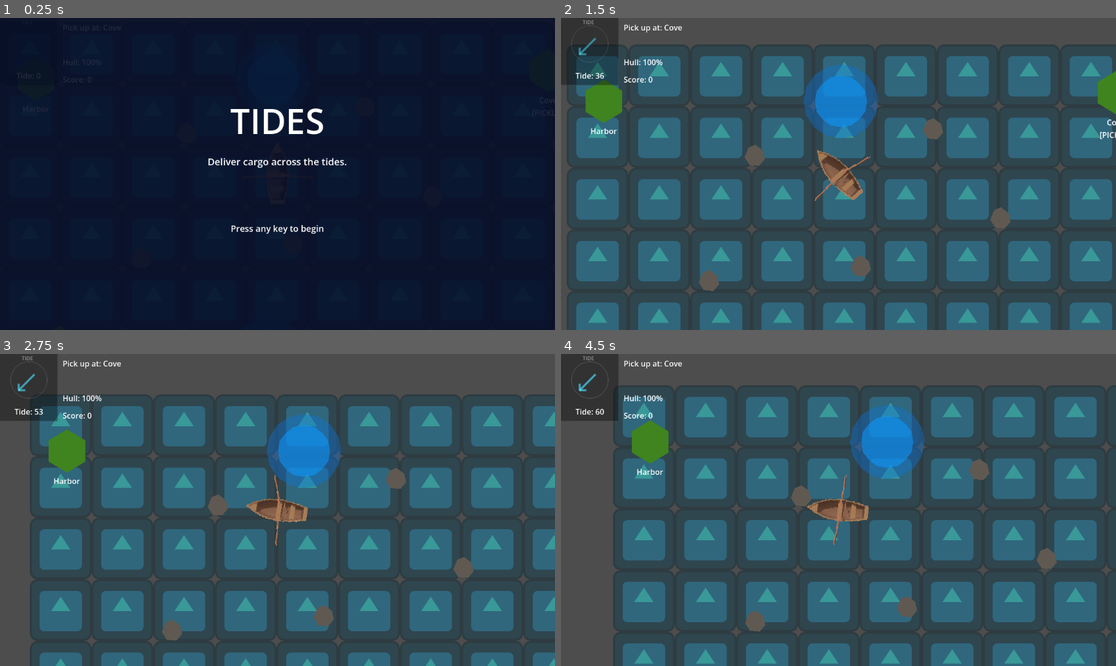
Above: before the commit, frames 1-4 (two rows, left to right).
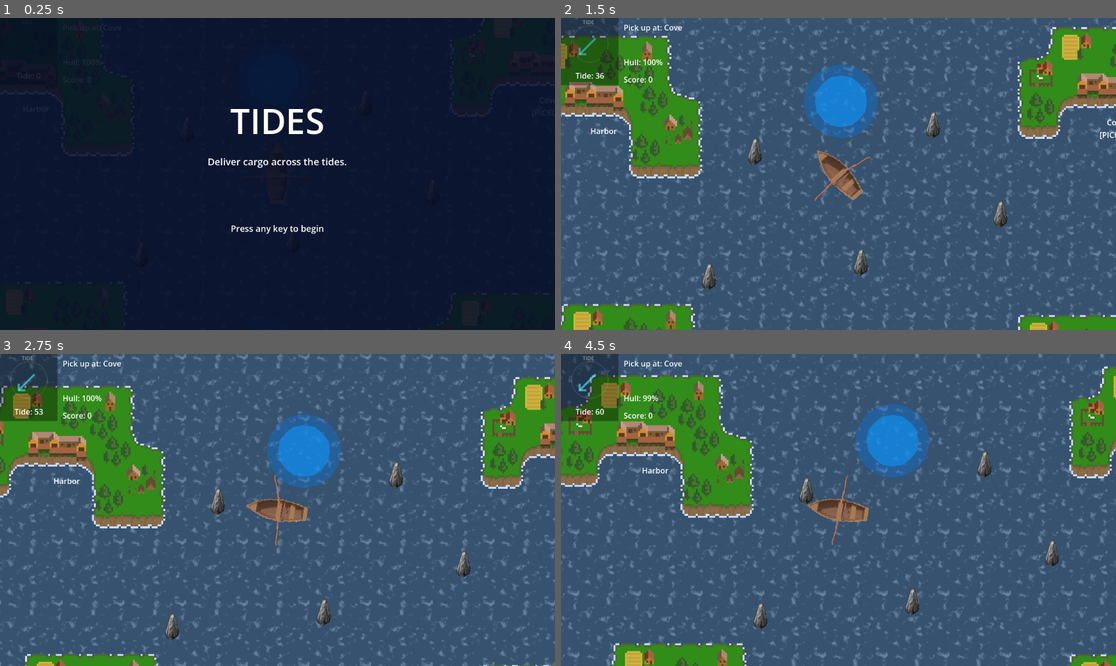
Above: after the commit, the same moments.

Repository: Sealeft/TidesJam
Game: Godot game, scene res://Scenes/world.tscn
Same seed, same stepped clock (60 frames per second), same inputs: the game is played once before the commit and once after it. The engine's default icon, where the game draws it, is replaced by a stand-in: a white triangle on a blue panel in a dark square.
Inputs (mouse positions are in pixels of both pictures, inside the frame that each line leads up to):
- Up to frame 1 (0.25 s): no input
- Up to frame 2 (1.5 s): tap Enter at 0.5 s; move the mouse to (960, 158) at 0.52 s; hold D (move_right) 0.53-1.25 s; click (960, 158) at 0.67 s; drag from (727, 189) to (599, 96) at 1.27 s
- Up to frame 3 (2.75 s): move the mouse to (333, 441) at 2.02 s; hold D (move_right) from 2.03 s (still down)
- Up to frame 4 (4.5 s): release D (move_right) at 2.75 s; drag from (810, 572) to (866, 450) at 2.77 s; move the mouse to (1005, 556) at 3.52 s; hold A (move_left) 3.53-4.25 s; drag from (672, 463) to (888, 444) at 4.27 s

The runs differ from the first frame. In frame 1, less than 0.1% of the frame differs, in the area x 4-100%, y 11-25%; in frame 2, 69%; in frame 3, 70%; in frame 4, 72%, in the area x 0-100%, y 0-100%.

Commit message:
Water Shader

Diff:
--- a/tides-jam/Scenes/Island.tscn
+++ b/tides-jam/Scenes/Island.tscn
@@ -1,6 +1,7 @@
 [gd_scene format=3 uid="uid://deixh30fjhnhv"]
 
 [ext_resource type="Script" uid="uid://bsev4irdxtuku" path="res://Scenes/island.gd" id="1_isl00"]
+[ext_resource type="Texture2D" uid="uid://c4bg5s7f6t618" path="res://Art/IslandSprite1.png" id="2_3es8w"]
 
 [sub_resource type="CircleShape2D" id="CircleShape2D_0"]
 radius = 82.006096
@@ -8,17 +9,14 @@
 [node name="Island" type="Node2D" unique_id=330354515]
 script = ExtResource("1_isl00")
 
-[node name="Visual" type="Polygon2D" parent="." unique_id=1425594817]
-color = Color(0.25, 0.52, 0.12, 1)
-polygon = PackedVector2Array(0, -45, 38, -22, 38, 22, 0, 45, -38, 22, -38, -22)
-uv = PackedVector2Array(0, -45, 38, -22, 38, 22, 0, 45, -38, 22, -38, -22)
+[node name="Sprite2D" type="Sprite2D" parent="." unique_id=657449277]
+scale = Vector2(4, 4)
+texture = ExtResource("2_3es8w")
 
 [node name="Body" type="StaticBody2D" parent="." unique_id=1038371373]
 
-[node name="IslandShape" type="CollisionPolygon2D" parent="Body" unique_id=1752515705]
-polygon = PackedVector2Array(0, -45, 38, -22, 38, 22, 0, 45, -38, 22, -38, -22)
-
 [node name="DockZone" type="Area2D" parent="." unique_id=2123998792]
+visible = false
 
 [node name="DockShape" type="CollisionShape2D" parent="DockZone" unique_id=1383802836]
 shape = SubResource("CircleShape2D_0")
--- a/tides-jam/Scenes/rock.tscn
+++ b/tides-jam/Scenes/rock.tscn
@@ -1,13 +1,17 @@
-[gd_scene format=3 uid="uid://crock0000001"]
+[gd_scene format=3 uid="uid://dtemxbf54v81o"]
 
-[sub_resource type="ConvexPolygonShape2D" id="ConvexPolygonShape2D_0"]
-points = PackedVector2Array(0, -22, 16, -10, 20, 8, 8, 22, -12, 20, -22, 4, -14, -16)
+[ext_resource type="Texture2D" uid="uid://bk6gjmoh6oxuf" path="res://Art/RockSprite1.png" id="1_lgx4v"]
 
-[node name="Rock" type="StaticBody2D"]
+[sub_resource type="CapsuleShape2D" id="CapsuleShape2D_5mkji"]
+radius = 11.0
+height = 48.0
 
-[node name="Visual" type="Polygon2D" parent="."]
-color = Color(0.38, 0.35, 0.32, 1)
-polygon = PackedVector2Array(0, -22, 16, -10, 20, 8, 8, 22, -12, 20, -22, 4, -14, -16)
+[node name="Rock" type="StaticBody2D" unique_id=475169880]
 
-[node name="RockShape" type="CollisionShape2D" parent="."]
-shape = SubResource("ConvexPolygonShape2D_0")
+[node name="Sprite2D" type="Sprite2D" parent="." unique_id=627982665]
+position = Vector2(-1, -11)
+texture = ExtResource("1_lgx4v")
+
+[node name="RockShape" type="CollisionShape2D" parent="." unique_id=601924332]
+position = Vector2(-1, -6)
+shape = SubResource("CapsuleShape2D_5mkji")
--- /dev/null
+++ b/tides-jam/Scenes/water_shader.gdshader
@@ -0,0 +1,53 @@
+
+shader_type canvas_item;
+
+uniform sampler2D SCREEN_TEXTURE : hint_screen_texture, repeat_enable, filter_nearest;
+
+group_uniforms water;
+uniform sampler2D waterNoise : repeat_enable, filter_nearest;
+uniform sampler2D waterDistortionNoise : repeat_enable, filter_nearest;
+uniform vec4 waterColor : source_color = vec4(0.117, 0.27, 0.58, 1);
+uniform float colorCorection : hint_range(0.0, 1.0, 0.01) = 0.35;
+
+group_uniforms water_waves;
+uniform float distortionForce : hint_range(0.00, .1, 0.001) = .01;
+uniform float WDBrightness : hint_range(0, 3, 0.05) = 1.5;
+uniform float WDFreq : hint_range(0.2, .9, 0.05) = 0.6;
+uniform float WDSize : hint_range(0.6, 1.2, 0.05) = .9;
+uniform float WDSpeed : hint_range(1, 20, 0.05) = 4;
+uniform vec2 tiling = vec2(1);
+uniform vec2 offSetSpeed = vec2(.1);
+
+group_uniforms BG_distortion;
+uniform float backGroundDirX : hint_range(-0.1, 0.1) = 0.01;
+uniform float backGroundDirY : hint_range(-0.1, 0.1) = 0.01;
+
+
+
+
+void fragment() {
+	vec4 color = vec4(waterColor.rgb , 1);
+
+	vec2 noiseUV = UV * tiling + offSetSpeed * TIME;
+	float noiseValue = texture(waterDistortionNoise, noiseUV).r;
+
+	vec2 waterUV = UV * tiling;
+	waterUV.x += offSetSpeed.x * TIME;
+	waterUV.y += cos(TIME * min(1., offSetSpeed.y)) * 0.01;
+	waterUV = waterUV + noiseValue * distortionForce * WDSpeed;
+
+
+	vec4 noiseColor = texture(waterNoise, waterUV);
+	float intensity = smoothstep(WDFreq, WDSize, noiseColor.r);
+	color.rgb += intensity * vec3(WDBrightness);
+
+	vec2 backGroundUV = SCREEN_UV;
+	backGroundUV.x += noiseValue * backGroundDirX;
+	backGroundUV.y += noiseValue * backGroundDirY;
+
+
+	color = mix(texture(SCREEN_TEXTURE, backGroundUV),color, 0.2);
+
+	COLOR = mix(color, waterColor, colorCorection);
+
+}
--- a/tides-jam/Scenes/world.tscn
+++ b/tides-jam/Scenes/world.tscn
@@ -5,8 +5,36 @@
 [ext_resource type="Texture2D" uid="uid://d32ddf0n8p3rf" path="res://Art/icon.svg" id="2_go701"]
 [ext_resource type="Script" uid="uid://b0ry7615j38sa" path="res://Scenes/tide_hud.gd" id="3_hud0"]
 [ext_resource type="PackedScene" uid="uid://deixh30fjhnhv" path="res://Scenes/Island.tscn" id="5_isle0"]
-[ext_resource type="PackedScene" path="res://Scenes/rock.tscn" id="6_rock0"]
+[ext_resource type="Shader" uid="uid://cl2oi3107qrk5" path="res://Scenes/water_shader.gdshader" id="6_k7acu"]
+[ext_resource type="PackedScene" uid="uid://dtemxbf54v81o" path="res://Scenes/rock.tscn" id="6_rock0"]
 [ext_resource type="PackedScene" uid="uid://cubermhr67bp8" path="res://Scenes/whirlpool.tscn" id="7_whirl"]
+
+[sub_resource type="FastNoiseLite" id="FastNoiseLite_k7acu"]
+
+[sub_resource type="NoiseTexture2D" id="NoiseTexture2D_5v1tr"]
+noise = SubResource("FastNoiseLite_k7acu")
+
+[sub_resource type="FastNoiseLite" id="FastNoiseLite_0fj1v"]
+
+[sub_resource type="NoiseTexture2D" id="NoiseTexture2D_ikia7"]
+noise = SubResource("FastNoiseLite_0fj1v")
+seamless = true
+
+[sub_resource type="ShaderMaterial" id="ShaderMaterial_5v1tr"]
+shader = ExtResource("6_k7acu")
+shader_parameter/waterNoise = SubResource("NoiseTexture2D_ikia7")
+shader_parameter/waterDistortionNoise = SubResource("NoiseTexture2D_5v1tr")
+shader_parameter/waterColor = Color(0.11764706, 0.34509805, 0.5803922, 1)
+shader_parameter/colorCorection = 0.35
+shader_parameter/distortionForce = 0.01
+shader_parameter/WDBrightness = 1.5
+shader_parameter/WDFreq = 0.60000000894071
+shader_parameter/WDSize = 0.9
+shader_parameter/WDSpeed = 4.0
+shader_parameter/tiling = Vector2(1, 1)
+shader_parameter/offSetSpeed = Vector2(0.1, 0.1)
+shader_parameter/backGroundDirX = 0.01
+shader_parameter/backGroundDirY = 0.01
 
 [node name="World" type="Node2D" unique_id=387763137]
 script = ExtResource("1_8j60k")
@@ -17,6 +45,7 @@
 
 [node name="Boat" parent="." unique_id=1605365817 instance=ExtResource("1_a02cp")]
 position = Vector2(577, 315)
+cargo_mass = 0.75
 
 [node name="Harbor" parent="." unique_id=2091609734 instance=ExtResource("5_isle0")]
 position = Vector2(76, 118)
@@ -55,17 +84,20 @@
 [node name="Whirlpool2" parent="." unique_id=509156178 instance=ExtResource("7_whirl")]
 position = Vector2(559, 690)
 
-[node name="CanvasLayer" type="CanvasLayer" parent="." unique_id=698679777]
+[node name="WaterLayer" type="CanvasLayer" parent="." unique_id=698679777]
 layer = -3
 follow_viewport_enabled = true
 
-[node name="TextureRect" type="TextureRect" parent="CanvasLayer" unique_id=1704547045]
+[node name="Water" type="TextureRect" parent="WaterLayer" unique_id=1704547045]
 modulate = Color(0.12156863, 1, 1, 0.42352942)
+material = SubResource("ShaderMaterial_5v1tr")
 anchors_preset = 15
 anchor_right = 1.0
 anchor_bottom = 1.0
-offset_left = -1.0
-offset_right = -1.0
+offset_left = -915.0
+offset_top = -1070.0
+offset_right = 933.0
+offset_bottom = 1282.0
 grow_horizontal = 2
 grow_vertical = 2
 texture = ExtResource("2_go701")
Binary file added: tides-jam/Art/IslandSprite1.png
Not shown, added: tides-jam/Art/IslandSprite1.png.import
Binary file added: tides-jam/Art/RockSprite1.png
Not shown, added: tides-jam/Art/RockSprite1.png.import
Not shown, added: tides-jam/Scenes/water_shader.gdshader.uid
